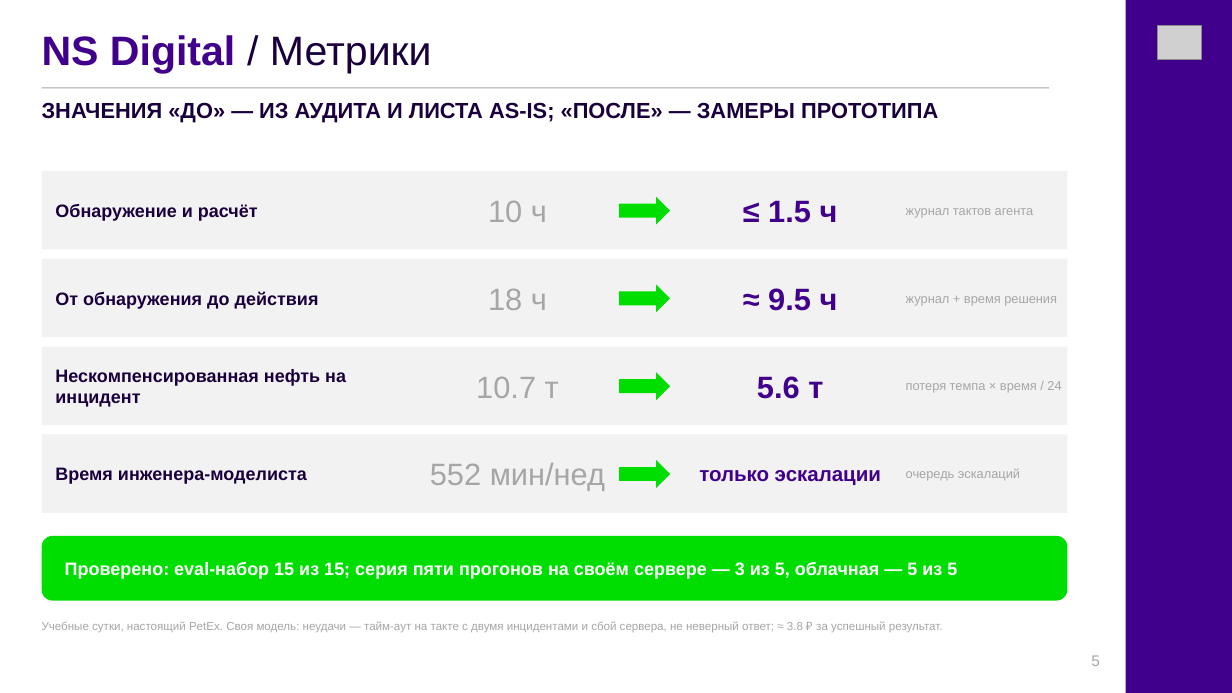
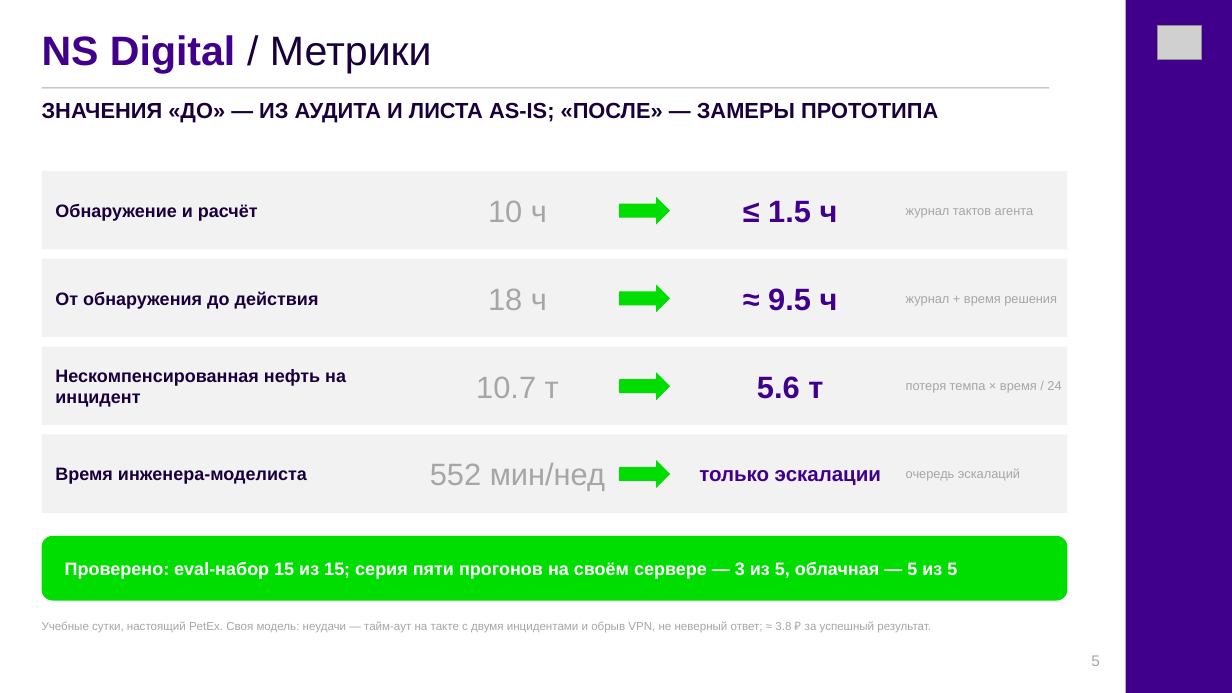
Before and after one commit to Sanchosporoh/duotech_agent, a slide deck: slide 5 of course/deck/agent_deck.pptx. Drawn at 1232x693 pixels with LibreOffice and Linux fonts; fonts in the diff are those of the drawing; grey boxes stand for pictures. Boxes give left, top, right and bottom in pixels: in the first picture for what was removed or moved away, otherwise in the second. Text is boxed around its words. In the diff, an @@ line names an element or a change of style, - is before the commit and + after.

```diff
--- a/course/deck/agent_deck.pptx
+++ b/course/deck/agent_deck.pptx
@@ text at [42,621,931,632]: text changed @@
-Учебные сутки, настоящий PetEx. Своя модель: неудачи — тайм-аут на такте с двумя инцидентами и сбой сервера, не неверный ответ; ≈ 3.8 ₽ за успешный результат.
+Учебные сутки, настоящий PetEx. Своя модель: неудачи — тайм-аут на такте с двумя инцидентами и обрыв VPN, не неверный ответ; ≈ 3.8 ₽ за успешный результат.
```
Also in this commit, not shown: 4 other files.
